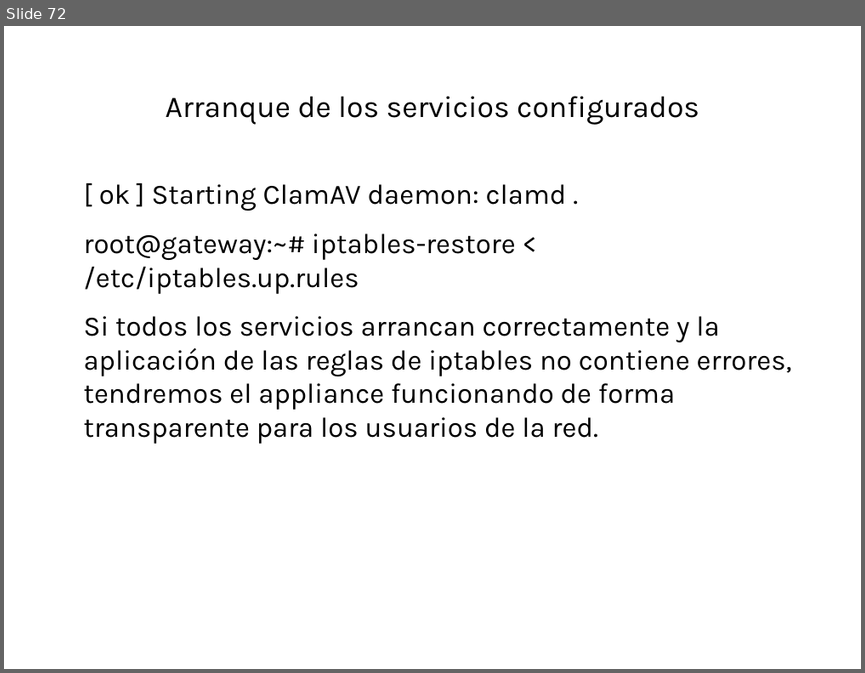
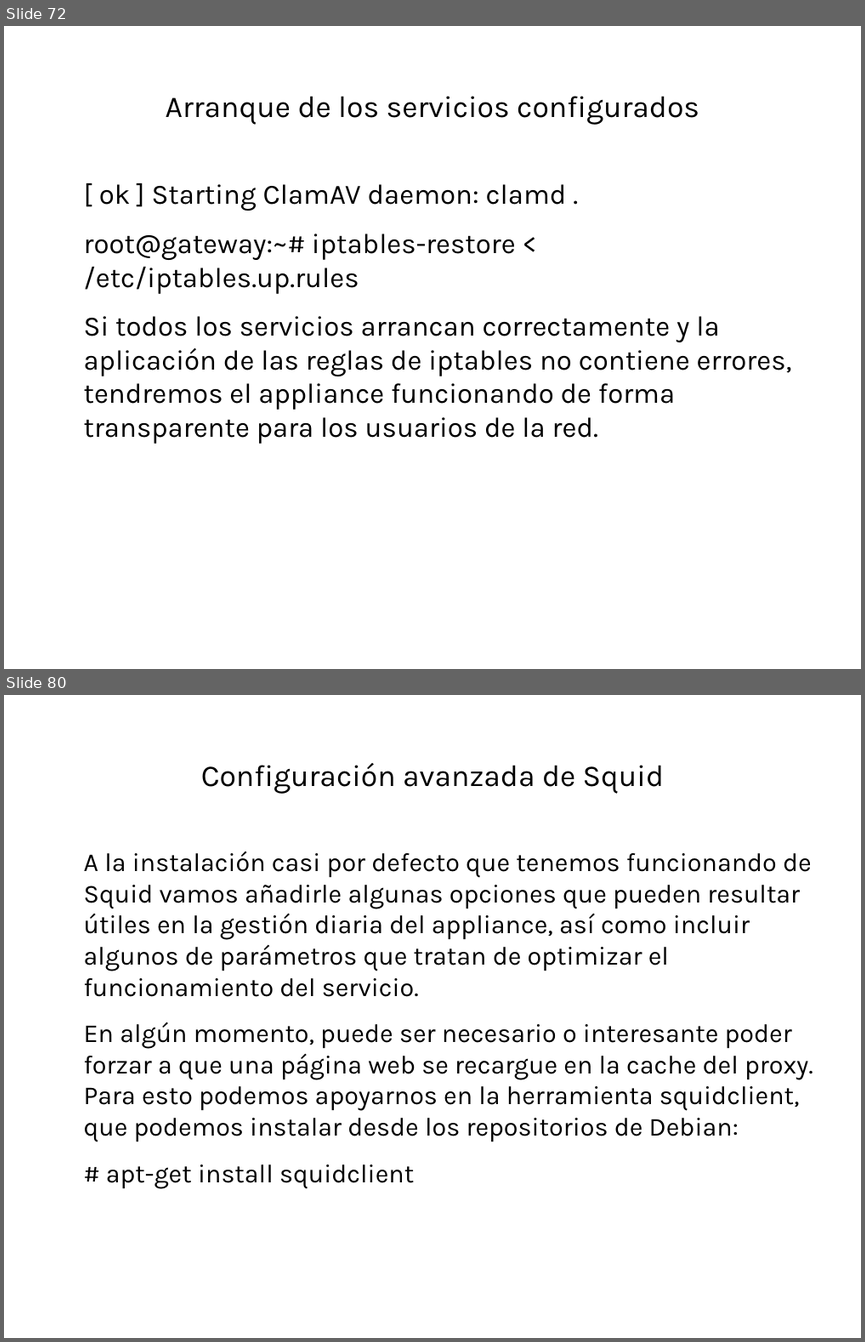
Before and after one commit to robertord/Ecoraee, a slide deck: Presentaciones/PresentacionApliance.odp. Shown one above the other, each under a label of ours: slide 72 before the commit, slides 72 and 80 after it; the slides between them are not shown. The pictures are 865x673 and 865x1342 pixels, drawn with LibreOffice and Linux fonts; fonts in the diff are those of the drawing; background and template pictures are left out. Boxes give left, top, right and bottom in pixels: in the first picture for what was removed or moved away, otherwise in the second. Text is boxed around its words. In the diff, an @@ line names an element or a change of style, - is before the commit and + after.

Commit message:
Actualizado presentacion appliance

```diff
--- a/Presentaciones/PresentacionApliance.odp
+++ b/Presentaciones/PresentacionApliance.odp
@@ slide 80 added at bbox=[4, 695, 861, 1338], background #FFFFFF @@
@@ title added at bbox=[201, 763, 664, 794], 28 pt, text #000000 @@
+Configuración avanzada de Squid
@@ text added at bbox=[84, 851, 813, 1189], 24.1 pt, text #000000 @@
+A la instalación casi por defecto que tenemos funcionando de Squid vamos añadirle algunas opciones que pueden resultar útiles en la gestión diaria del appliance, así como incluir algunos de parámetros que tratan de optimizar el funcionamiento del servicio.
+En algún momento, puede ser necesario o interesante poder forzar a que una página web se recargue en la cache del proxy. Para esto podemos apoyarnos en la herramienta squidclient, que podemos instalar desde los repositorios de Debian:
+# apt-get install squidclient
```
Also in this commit, not shown: 38 other slides added, 1 slide removed, 1 other file.
